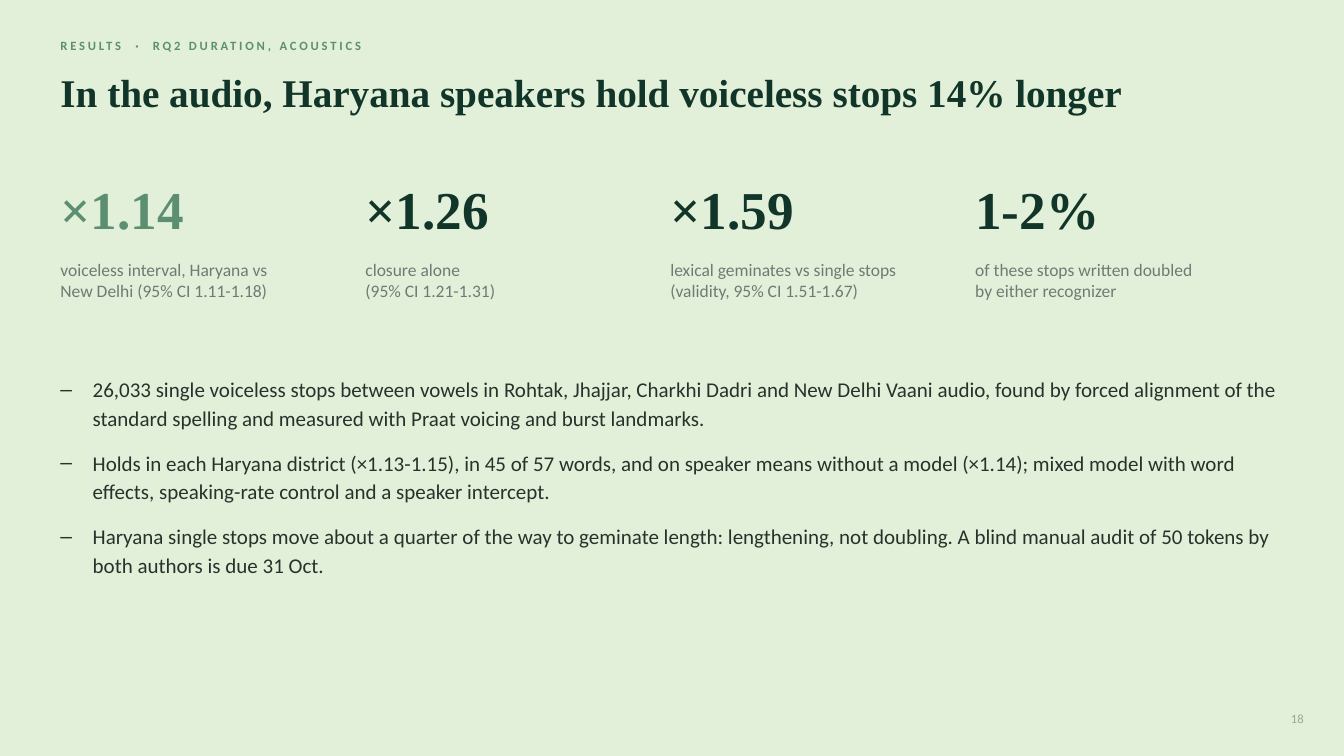
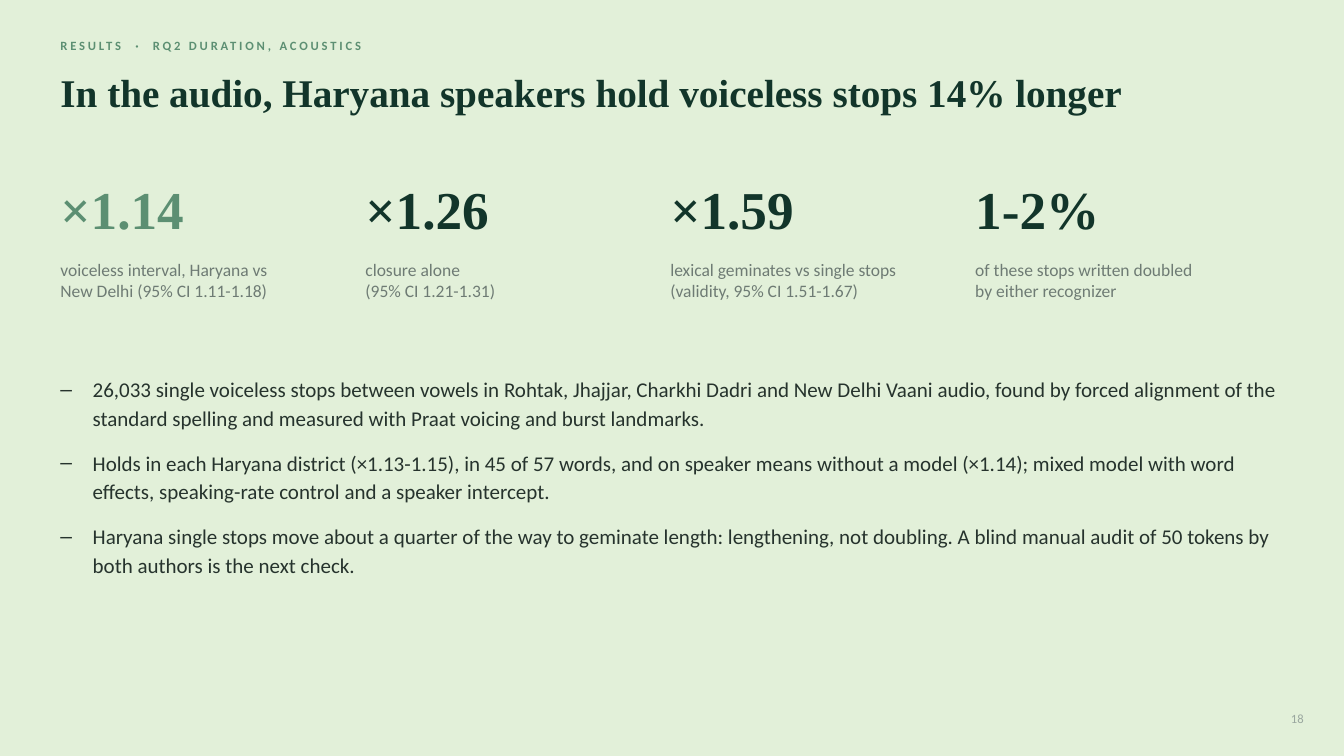
Before and after one commit to unignoramus11/sal-project, a slide deck: slide 18 of slides/mid/mid_evaluation.pptx. Drawn at 1344x756 pixels with LibreOffice and Linux fonts; fonts in the diff are those of the drawing. Boxes give left, top, right and bottom in pixels: in the first picture for what was removed or moved away, otherwise in the second. Text is boxed around its words. In the diff, an @@ line names an element or a change of style, - is before the commit and + after.

Commit message:
Drop the audit date from the deck

```diff
--- a/slides/mid/mid_evaluation.pptx
+++ b/slides/mid/mid_evaluation.pptx
@@ text at [93, 529, 1268, 573]: text changed @@
-– Haryana single stops move about a quarter of the way to geminate length: lengthening, not doubling. A blind manual audit of 50 tokens by both authors is due 31 Oct.
+– Haryana single stops move about a quarter of the way to geminate length: lengthening, not doubling. A blind manual audit of 50 tokens by both authors is the next check.
```
Also in this commit, not shown: 2 other files.
